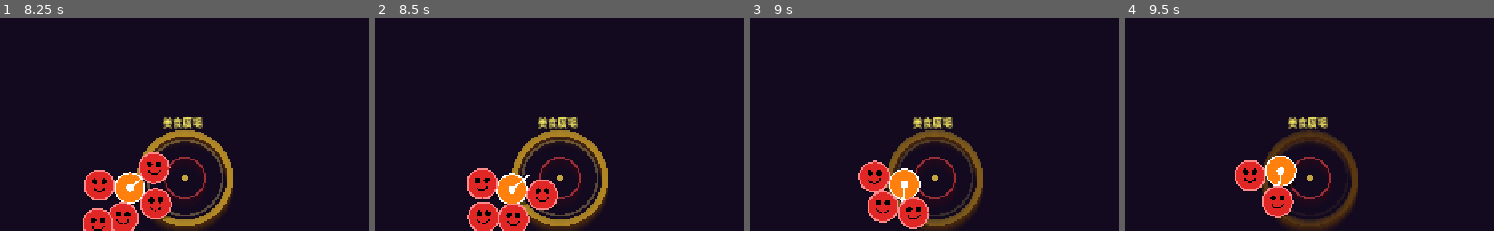
Above: before the commit, frames 1-4 (left to right).
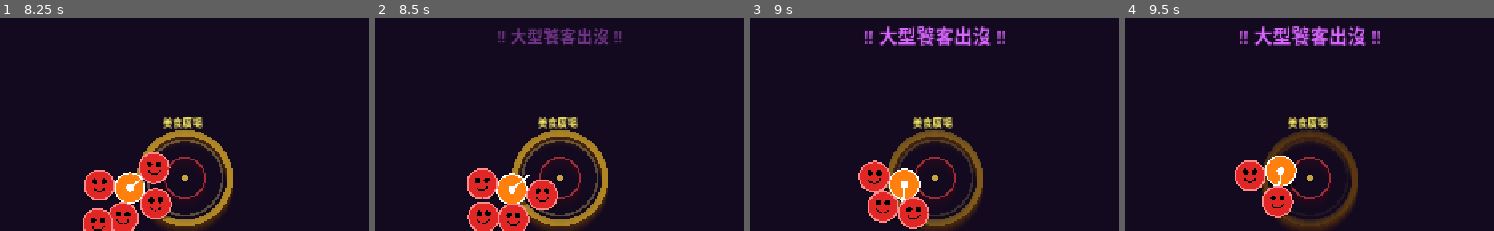
Above: after the commit, the same moments.

Repository: WatsonChen/chaotic-night-market-v2
Game: Godot game, scene res://scenes/main.tscn
Two runs of this game, one before a commit and one after it. Both use one fixed random seed, a clock stepped at 60 frames per second and the inputs below.
Inputs (mouse positions are % of the whole screen's width and height, from its top left):
- Up to frame 1 (8.25 s): tap Enter at 0.5 s; move the mouse to (70, 47) at 0.52 s; press the mouse at (70, 47) at 0.53 s; hold D (p1_right) 0.53-1.28 s; move the mouse to (24, 58) at 1.27 s; release the mouse at (24, 58) at 1.28 s; hold S (p1_down) 1.28-2.03 s; tap K (p2_down) at 1.35, 5.85 s; move the mouse to (57, 30) at 2.02 s; hold D (p1_right) 2.03-2.78 s; hold J (p2_left) 2.03-2.78 s; move the mouse to (40, 74) at 2.77 s; hold W (p1_up) 2.78-3.53 s; tap L (p2_right) at 2.85, 7.35 s; move the mouse to (78, 69) at 3.52 s; hold Space (p2_shoot) 3.53-4.28 s; hold A (p1_left) 3.53-5.03 s; move the mouse to (13, 37) at 4.27 s; tap I (p2_up) at 4.35 s; move the mouse to (51, 53) at 5.02 s; press the mouse at (51, 53) at 5.03 s; hold S (p1_down) 5.03-5.78 s; move the mouse to (30, 26) at 5.77 s; release the mouse at (30, 26) at 5.78 s; hold D (p1_right) 5.78-6.53 s; move the mouse to (70, 47) at 6.52 s; hold W (p1_up) 6.53-7.28 s; hold J (p2_left) 6.53-7.28 s; move the mouse to (24, 58) at 7.27 s; hold D (p1_right) 7.28-8.03 s; move the mouse to (57, 30) at 8.02 s; hold S (p1_down) from 8.03 s (still down); hold Space (p2_shoot) from 8.03 s (still down)
- Up to frame 2 (8.5 s): keep holding S (p1_down); keep holding Space (p2_shoot)
- Up to frame 3 (9 s): move the mouse to (40, 74) at 8.77 s; release S (p1_down) at 8.78 s; release Space (p2_shoot) at 8.78 s; hold A (p1_left) from 8.78 s (still down); tap I (p2_up) at 8.85 s
- Up to frame 4 (9.5 s): keep holding A (p1_left)
The pictures show only the part of the screen within x 21-71%, y 15-65%; the shares and areas given below are measured in that part.

Frame 1 is identical in both runs. In frame 2, 1.3% of the frame differs, in the area x 33-67%, y 4-13%; in frame 3, 2.0%, in the area x 31-70%, y 3-14%; in frame 4, 2.0%.

Commit message:
新增：客訴升級系統 + 大型饕客合作機制
【大型饕客 big_enemy.gd / big_enemy.tscn】
- 體型半徑 40px（普通 24px 的 1.7×）
- 移動速度 65px/s（普通 100px/s）
- 對玩家推力加速度 1100（普通 700）
- 兩段破防機制：
    第一擊 → 橙色閃光 + 踉蹌（速度降至 35%，小幅後退）
    第二擊（2.5 秒內）→ 破防擊飛（速度 ×1.4）+ 大範圍連鎖 92px
- 踉蹌狀態：橙色脈衝外框 + 脈衝外環提示「再一擊！」
- 破防時：誇張壓扁動畫 + 強烈白閃

【客訴升級三階段 main.gd】
- 第一階段（0–3）：純普通波次，無大型饕客
- 第二階段（4–7）：每波 30% 機率生成 1 隻大型饕客
- 第三階段（8–10）：每波 70% 機率生成大型饕客，
    其中 40% 同時出現 2 隻；爆發波亦有 45% 額外夾帶 1 隻
- 階段轉換時顯示提示文字（紫/紅色淡入淡出）

Co-Authored-By: Claude Sonnet 4.6 <noreply@anthropic.com>

Diff:
--- /dev/null
+++ b/scenes/big_enemy.tscn
@@ -0,0 +1,14 @@
+[gd_scene load_steps=3 format=3]
+
+[ext_resource type="Script" path="res://scripts/big_enemy.gd" id="1"]
+
+[sub_resource type="CircleShape2D" id="1"]
+radius = 40.0
+
+[node name="BigEnemy" type="CharacterBody2D"]
+collision_layer = 2
+collision_mask = 1
+script = ExtResource("1")
+
+[node name="CollisionShape2D" type="CollisionShape2D" parent="."]
+shape = SubResource("1")
--- /dev/null
+++ b/scripts/big_enemy.gd
@@ -0,0 +1,281 @@
+extends CharacterBody2D
+
+# ===================================================
+# big_enemy.gd — 大型饕客
+#
+# 合作破防機制：
+#   第一擊 → 「踉蹌」狀態：速度降低、小幅後退、橙色脈衝外環提示
+#   第二擊（HIT_WINDOW 秒內）→ 「破防」：高速擊飛 + 大範圍連鎖
+#   超過時間窗口未能補刀 → 自動恢復正常行走
+#
+# ── 可調整參數（快速調整區）────────────────────────────
+#   BIG_RADIUS          體型半徑（px）           ← 目前 40
+#   SPEED               移動速度（px/s）          ← 目前 65
+#   PLAYER_PUSH_ACCEL   對玩家的推力加速度         ← 目前 1100
+#   HIT_WINDOW          合作擊退時間窗口（秒）     ← 目前 2.5
+#   STAGGER_SPEED_MULT  踉蹌期間速度倍率          ← 目前 0.35
+#   STAGGER_PUSH_RATIO  第一擊後退比例            ← 目前 0.22
+#   BREAK_SPEED_MULT    破防擊飛速度倍率          ← 目前 1.4
+#   BREAK_CHAIN_DIST    破防連鎖偵測距離（px）     ← 目前 92
+#   CHAIN_PLAYER_FORCE  破防連鎖對玩家擊退力      ← 目前 700
+# ===================================================
+
+const MAP_CENTER    = Vector2(640.0, 360.0)
+const REACH_DIST    = 36.0
+
+# ── 體型與移動（快速調整區）──────────────────────
+const BIG_RADIUS         = 40.0    # ← 調這裡改體型
+const SPEED              = 65.0    # ← 調這裡改移動速度
+const PLAYER_PUSH_ACCEL  = 1100.0  # ← 調這裡改對玩家的推力
+const SELF_PUSH_RATIO    = 0.20
+const PUSH_RADIUS        = 96.0    # 推力偵測範圍（px）
+const SEP_RADIUS         = 80.0    # 同伴分離力範圍
+const SEP_FORCE          = 80.0    # 同伴分離力
+
+# ── 合作破防（快速調整區）────────────────────────
+const HIT_WINDOW         = 2.5    # ← 調這裡改合作時間窗口（秒）
+const STAGGER_SPEED_MULT = 0.35   # ← 調這裡改踉蹌期間速度（0=完全停下）
+const STAGGER_PUSH_RATIO = 0.22   # ← 調這裡改第一擊後退比例
+const BREAK_SPEED_MULT   = 1.4    # ← 調這裡改破防擊飛速度倍率
+
+# ── 擊飛與連鎖（快速調整區）─────────────────────
+const FLY_DECEL          = 1.0    # ← 調這裡改擊飛減速率（越小飛越遠）
+const FLY_STOP_THRESH    = 35.0   # ← 調這裡改飛停速度閾值（px/s）
+const BREAK_CHAIN_DIST   = BIG_RADIUS * 2.0 + 12.0   # 92 px
+const CHAIN_SPEED_RATIO  = 0.68   # ← 調這裡改連鎖速度遞減比例
+const CHAIN_PLAYER_FORCE = 700.0  # ← 調這裡改連鎖對玩家的擊退力
+const HIT_ANGLE_SPREAD   = 0.45   # 被擊方向隨機偏移（弧度，±26 度）
+
+# ── 外觀色彩 ─────────────────────────────────────
+const COLOR_BODY    = Color(0.50, 0.02, 0.72)   # 深紫
+const COLOR_OUTLINE = Color(0.82, 0.40, 1.00)   # 亮紫外框
+const COLOR_STAGGER = Color(1.00, 0.55, 0.00)   # 踉蹌時橙色
+
+signal reach_center
+
+var _sep_vel      : Vector2 = Vector2.ZERO
+var _external_vel : Vector2 = Vector2.ZERO
+
+# ── 合作破防狀態 ─────────────────────────────────
+var _stagger       : bool    = false
+var _stagger_timer : float   = 0.0
+var _stagger_vel   : Vector2 = Vector2.ZERO   # 第一擊後退速度
+var _stagger_pulse : float   = 0.0            # 脈衝動畫計時
+
+# ── 擊飛狀態 ──────────────────────────────────────
+var _dying            : bool    = false
+var _hit_vel          : Vector2 = Vector2.ZERO
+var _fading           : bool    = false
+var _chain_hit_bodies : Array   = []
+var _spin_angle       : float   = 0.0
+var _spin_speed       : float   = 0.0
+
+# ── Juice：壓扁 ───────────────────────────────────
+var _display_scale : Vector2 = Vector2.ONE
+
+
+func _ready() -> void:
+	add_to_group("enemies")
+	queue_redraw()
+
+
+func _physics_process(delta: float) -> void:
+	# ── 擊飛中 ────────────────────────────────────
+	if _dying:
+		_hit_vel    = _hit_vel.lerp(Vector2.ZERO, FLY_DECEL * delta)
+		_spin_angle += _spin_speed * delta
+		_spin_speed  = _spin_speed * (1.0 - 3.0 * delta)
+		velocity     = _hit_vel
+		move_and_slide()
+
+		# 飛行撞到中央 → 直接進場
+		if global_position.distance_to(MAP_CENTER) <= REACH_DIST:
+			reach_center.emit()
+			queue_free()
+			return
+
+		if _hit_vel.length() > BREAK_CHAIN_DIST:
+			_check_chain_collision()
+
+		if not _fading and _hit_vel.length() < FLY_STOP_THRESH:
+			_fading = true
+			_start_fade()
+
+		queue_redraw()
+		return
+
+	# ── 踉蹌中 ────────────────────────────────────
+	if _stagger:
+		_stagger_timer -= delta
+		_stagger_pulse += delta * 7.0
+		_stagger_vel    = _stagger_vel.lerp(Vector2.ZERO, 6.0 * delta)
+
+		var to_center = MAP_CENTER - global_position
+		if to_center.length() <= REACH_DIST:
+			reach_center.emit()
+			queue_free()
+			return
+
+		# 踉蹌期間仍朝中央緩行
+		velocity = to_center.normalized() * SPEED * STAGGER_SPEED_MULT + _stagger_vel
+		move_and_slide()
+
+		if _stagger_timer <= 0.0:
+			_stagger = false   # 時間窗口結束，恢復正常
+
+		queue_redraw()
+		return
+
+	# ── 正常移動 ──────────────────────────────────
+	var to_center = MAP_CENTER - global_position
+
+	if to_center.length() <= REACH_DIST:
+		reach_center.emit()
+		queue_free()
+		return
+
+	_sep_vel      = Vector2.ZERO
+	_external_vel = _external_vel.lerp(Vector2.ZERO, 5.0 * delta)
+
+	for other in get_tree().get_nodes_in_group("enemies"):
+		if other == self:
+			continue
+		var diff : Vector2 = global_position - other.global_position
+		var dist : float   = diff.length()
+		if dist < SEP_RADIUS and dist > 0.5:
+			_sep_vel += diff.normalized() * SEP_FORCE * (1.0 - dist / SEP_RADIUS)
+
+	for player in get_tree().get_nodes_in_group("players"):
+		var diff : Vector2 = global_position - player.global_position
+		var dist : float   = diff.length()
+		if dist < PUSH_RADIUS and dist > 0.5:
+			var strength = (1.0 - dist / PUSH_RADIUS)
+			player.apply_push(-diff.normalized(), PLAYER_PUSH_ACCEL * strength * delta)
+			_sep_vel += diff.normalized() * PLAYER_PUSH_ACCEL * SELF_PUSH_RATIO * strength * delta
+
+	velocity = to_center.normalized() * SPEED + _sep_vel + _external_vel
+	move_and_slide()
+
+
+# ── 連鎖碰撞（破防擊飛時）───────────────────────
+
+func _check_chain_collision() -> void:
+	for other in get_tree().get_nodes_in_group("enemies"):
+		if other == self or _chain_hit_bodies.has(other):
+			continue
+		if global_position.distance_to(other.global_position) < BREAK_CHAIN_DIST:
+			_chain_hit_bodies.append(other)
+			other.take_hit(_hit_vel.normalized(), _hit_vel.length() * CHAIN_SPEED_RATIO)
+
+	for player in get_tree().get_nodes_in_group("players"):
+		if _chain_hit_bodies.has(player):
+			continue
+		if global_position.distance_to(player.global_position) < BIG_RADIUS + 24.0 + 8.0:
+			_chain_hit_bodies.append(player)
+			player.apply_knockback(_hit_vel.normalized(), CHAIN_PLAYER_FORCE)
+
+
+# ── 淡出消失 ─────────────────────────────────────
+
+func _start_fade() -> void:
+	var tw = create_tween()
+	tw.tween_property(self, "modulate", Color(0.6, 0.0, 0.8, 0.0), 0.35)
+	tw.tween_callback(queue_free)
+
+
+func _draw() -> void:
+	# 陰影
+	draw_set_transform(Vector2(4.0, BIG_RADIUS * 0.85), 0.0, Vector2(0.88, 0.18))
+	draw_circle(Vector2.ZERO, BIG_RADIUS, Color(0.0, 0.0, 0.0, 0.45))
+	draw_set_transform(Vector2.ZERO, 0.0, Vector2.ONE)
+
+	draw_set_transform(Vector2.ZERO, _spin_angle, _display_scale)
+
+	# 主體
+	draw_circle(Vector2.ZERO, BIG_RADIUS, COLOR_BODY)
+
+	if _stagger:
+		# 踉蹌：橙色脈衝外框 + 脈衝外環（提示「再一擊！」）
+		var pulse = 0.5 + 0.5 * sin(_stagger_pulse)
+		draw_arc(Vector2.ZERO, BIG_RADIUS, 0.0, TAU, 60,
+			COLOR_STAGGER.lerp(Color.WHITE, pulse * 0.35), 5.0)
+		# 脈衝外環：距離隨脈衝擴張，透明度淡入淡出
+		var ring_r = BIG_RADIUS + 6.0 + pulse * 9.0
+		draw_arc(Vector2.ZERO, ring_r, 0.0, TAU, 60,
+			Color(COLOR_STAGGER.r, COLOR_STAGGER.g, COLOR_STAGGER.b, pulse * 0.80), 2.5)
+	else:
+		draw_arc(Vector2.ZERO, BIG_RADIUS, 0.0, TAU, 60, COLOR_OUTLINE, 3.0)
+
+	# 眼睛（尺寸對應體型）
+	draw_circle(Vector2(-11.0, -8.0), 6.5, Color.BLACK)
+	draw_circle(Vector2( 11.0, -8.0), 6.5, Color.BLACK)
+	draw_arc(Vector2.ZERO, 15.0, deg_to_rad(20), deg_to_rad(160), 16, Color.BLACK, 2.5)
+
+	draw_set_transform(Vector2.ZERO, 0.0, Vector2.ONE)
+
+
+# ── 被命中 ───────────────────────────────────────
+
+func take_hit(hit_dir: Vector2 = Vector2.RIGHT, hit_speed: float = 420.0) -> void:
+	if _dying:
+		return
+
+	var spread      = randf_range(-HIT_ANGLE_SPREAD, HIT_ANGLE_SPREAD)
+	var actual_dir  = hit_dir.rotated(spread)
+
+	if _stagger:
+		# 第二擊 → 破防擊飛
+		_stagger       = false
+		_stagger_timer = 0.0
+		_do_break(actual_dir, hit_speed)
+	else:
+		# 第一擊 → 踉蹌
+		_do_stagger(actual_dir, hit_speed)
+
+
+func _do_stagger(hit_dir: Vector2, hit_speed: float) -> void:
+	_stagger       = true
+	_stagger_timer = HIT_WINDOW
+	_stagger_pulse = 0.0
+	# 小幅後退：讓玩家感受到命中有效果
+	_stagger_vel   = hit_dir * hit_speed * STAGGER_PUSH_RATIO
+
+	# 橙色閃光（有別於普通敵人的白閃，讓玩家知道「不一樣」）
+	var tw = create_tween()
+	tw.tween_property(self, "modulate", Color(3.0, 1.5, 0.2, 1.0), 0.03)
+	tw.tween_property(self, "modulate", Color(1.0, 1.0, 1.0, 1.0), 0.12)
+
+	# 輕度壓扁
+	_display_scale = Vector2.ONE
+	var sq = create_tween()
+	sq.tween_property(self, "_display_scale", Vector2(1.55, 0.52), 0.05)
+	sq.tween_property(self, "_display_scale", Vector2(0.75, 1.38), 0.09)
+	sq.tween_property(self, "_display_scale", Vector2(1.0,  1.0),  0.10)
+
+
+func _do_break(hit_dir: Vector2, hit_speed: float) -> void:
+	_dying            = true
+	_fading           = false
+	_chain_hit_bodies.clear()
+
+	_hit_vel = hit_dir * hit_speed * BREAK_SPEED_MULT
+
+	var sign = 1.0 if randf() > 0.5 else -1.0
+	_spin_speed = sign * randf_range(7.0, 13.0)
+
+	# 強烈白閃（破防感）
+	var tw = create_tween()
+	tw.tween_property(self, "modulate", Color(5.0, 5.0, 5.0, 1.0), 0.02)
+	tw.tween_property(self, "modulate", Color(1.2, 0.4, 1.5, 1.0), 0.12)
+
+	# 誇張壓扁（比普通敵人更大）
+	_display_scale = Vector2.ONE
+	var sq = create_tween()
+	sq.tween_property(self, "_display_scale", Vector2(2.30, 0.22), 0.04)
+	sq.tween_property(self, "_display_scale", Vector2(0.50, 1.85), 0.09)
+	sq.tween_property(self, "_display_scale", Vector2(1.25, 0.80), 0.08)
+	sq.tween_property(self, "_display_scale", Vector2(1.0,  1.0),  0.10)
+
+
+func apply_push(dir: Vector2, force: float) -> void:
+	_external_vel = (_external_vel + dir * force).limit_length(200.0)
--- a/scripts/main.gd
+++ b/scripts/main.gd
@@ -3,23 +3,36 @@
 # ===================================================
 # main.gd — 主遊戲邏輯
 #
-# 波次系統：每 5~8 秒噴一批（mini wave），
-#   集中從 1~2 條邊生成，每隻間隔 0.08s 依序出生。
-#   這樣「一波壓來」的壓迫感比逐秒單生更強。
+# ┌─────────────────────────────────────────────────┐
+# │ 客訴升級系統（Escalation System）                │
+# │                                                 │
+# │  第一階段（0–3）：普通波次 + 爆發波             │
+# │  第二階段（4–7）：大型饕客開始偶爾出現          │
+# │  第三階段（8–10）：大型饕客頻繁出現，           │
+# │                    爆發波也夾帶大型饕客          │
+# └─────────────────────────────────────────────────┘
 #
-# ── 可調整波次參數 ──────────────────────────────────
+# ── 波次參數（快速調整區）──────────────────────────
 #   WAVE_INTERVAL_MIN   最短波次間隔（秒）  ← 目前 5.0
 #   WAVE_INTERVAL_MAX   最長波次間隔（秒）  ← 目前 8.0
-#   WAVE_SIZE_MIN       每波最少敵人數      ← 目前 6
-#   WAVE_SIZE_MAX       每波最多敵人數      ← 目前 10
-#   SPAWN_EDGES_COUNT   每波幾條邊生成      ← 目前 2（1=更集中/2=兩側夾擊）
-#   WAVE_SPAWN_STAGGER  每隻出生間隔（秒）  ← 目前 0.07
+#   WAVE_SIZE_MIN       每波最少普通敵人數  ← 目前 6
+#   WAVE_SIZE_MAX       每波最多普通敵人數  ← 目前 10
+#
+# ── 大型饕客生成（快速調整區）─────────────────────
+#   STAGE2_BIG_CHANCE   第二階段每波出現機率  ← 目前 0.30
+#   STAGE3_BIG_CHANCE   第三階段每波出現機率  ← 目前 0.70
+#   STAGE3_DOUBLE_CHANCE 第三階段同時出現兩隻的機率 ← 目前 0.40
 # ===================================================
 
-const PLAYER_SCENE = preload("res://scenes/player.tscn")
-const ENEMY_SCENE  = preload("res://scenes/enemy.tscn")
+const PLAYER_SCENE    = preload("res://scenes/player.tscn")
+const ENEMY_SCENE     = preload("res://scenes/enemy.tscn")
+const BIG_ENEMY_SCENE = preload("res://scenes/big_enemy.tscn")
 
 const MAX_COMPLAINTS = 10
+
+# ── 客訴升級閾值（快速調整區）───────────────────────
+const STAGE2_THRESHOLD = 4    # ← 調這裡改第二階段觸發客訴數
+const STAGE3_THRESHOLD = 8    # ← 調這裡改第三階段觸發客訴數
 
 # ── 波次參數（快速調整區）─────────────────────────
 const WAVE_INTERVAL_MIN  = 5.0    # ← 調這裡改最短波次間隔（秒）
@@ -29,6 +42,17 @@
 const SPAWN_EDGES_COUNT  = 2      # ← 調這裡改每波幾條邊（1 或 2）
 const WAVE_SPAWN_STAGGER = 0.07   # ← 調這裡改每隻出生間隔（秒）
 
+# ── 大型饕客生成（快速調整區）────────────────────
+const STAGE2_BIG_CHANCE    = 0.30  # ← 第二階段每波出現機率
+const STAGE3_BIG_CHANCE    = 0.70  # ← 第三階段每波出現機率
+const STAGE3_DOUBLE_CHANCE = 0.40  # ← 第三階段同時兩隻的機率（在 BIG_CHANCE 內）
+
+# ── 爆發波參數（快速調整區）─────────────────────────
+const SPIKE_INTERVAL_MIN = 15.0   # ← 調這裡改最短爆發觸發間隔（秒）
+const SPIKE_INTERVAL_MAX = 20.0   # ← 調這裡改最長爆發觸發間隔（秒）
+const SPIKE_DURATION     = 4.0    # ← 調這裡改每次爆發持續秒數
+const SPIKE_SPAWN_RATE   = 0.30   # ← 調這裡改爆發期間每隻生成間隔（秒）
+
 # Arena 範圍
 const ARENA = Rect2(160.0, 100.0, 960.0, 520.0)
 
@@ -43,11 +67,20 @@
 # 出生佇列（stagger 用）
 var _spawn_queue  : Array = []    # 待生成的 Vector2 位置
 var _queue_timer  : float = 0.0
+
+# 爆發波狀態
+var _spike_timer      : float = 0.0
+var _next_spike_in    : float = 0.0   # 在 _ready 中初始化
+var _in_spike         : bool  = false
+var _spike_left       : float = 0.0
+var _spike_spawn_cd   : float = 0.0
 
 # 動態建立的 UI 節點
 var complaint_label : Label
 var game_over_panel : Panel
 var final_label     : Label
+var spike_label     : Label
+var stage_label     : Label   # 階段轉換提示
 
 @onready var players_node     = $Players
 @onready var enemies_node     = $Enemies
@@ -60,6 +93,7 @@
 	queue_redraw()
 	_setup_ui()
 	_spawn_players()
+	_next_spike_in = randf_range(SPIKE_INTERVAL_MIN, SPIKE_INTERVAL_MAX)
 
 
 func _process(delta: float) -> void:
@@ -74,6 +108,32 @@
 		wave_count    += 1
 		_build_wave_queue()
 
+	# ── 爆發波計時 ────────────────────────────────
+	if not _in_spike:
+		_spike_timer += delta
+		if _spike_timer >= _next_spike_in:
+			_spike_timer   = 0.0
+			_next_spike_in = randf_range(SPIKE_INTERVAL_MIN, SPIKE_INTERVAL_MAX)
+			_in_spike      = true
+			_spike_left    = SPIKE_DURATION
+			_spike_spawn_cd = 0.0
+			_show_spike_warning()
+	else:
+		_spike_left     -= delta
+		_spike_spawn_cd -= delta
+		if _spike_spawn_cd <= 0.0:
+			_spike_spawn_cd = SPIKE_SPAWN_RATE
+			# 每次爆發同時從兩條邊各生一隻，製造包夾感
+			var edges = [0, 1, 2, 3]
+			edges.shuffle()
+			_spawn_enemy_at(_edge_position(edges[0]))
+			_spawn_enemy_at(_edge_position(edges[1]))
+			# 第三階段爆發波：額外夾帶一隻大型饕客
+			if _get_stage() >= 3 and randf() < 0.45:
+				_spawn_big_enemy_at(_edge_position(edges[2]))
+		if _spike_left <= 0.0:
+			_in_spike = false
+
 	# ── 佇列逐隻生成（stagger）────────────────────
 	if _spawn_queue.size() > 0:
 		_queue_timer -= delta
@@ -107,11 +167,23 @@
 	var chosen_edges = all_edges.slice(0, SPAWN_EDGES_COUNT)
 
 	for i in count:
-		# 每隻隨機分配到其中一條邊
 		var edge = chosen_edges[i % chosen_edges.size()]
 		_spawn_queue.append(_edge_position(edge))
 
 	_queue_timer = 0.0   # 立刻開始生成第一隻
+
+	# ── 大型饕客生成（依客訴階段決定機率）────────────
+	var stage = _get_stage()
+	if stage == 2 and randf() < STAGE2_BIG_CHANCE:
+		_spawn_big_enemy_at(_edge_position(randi() % 4))
+	elif stage == 3:
+		if randf() < STAGE3_BIG_CHANCE:
+			_spawn_big_enemy_at(_edge_position(randi() % 4))
+			# 第三階段有機率同時生成第二隻，從對側邊進入
+			if randf() < STAGE3_DOUBLE_CHANCE:
+				var all_e = [0, 1, 2, 3]
+				all_e.shuffle()
+				_spawn_big_enemy_at(_edge_position(all_e[0]))
 
 
 func _edge_position(edge: int) -> Vector2:
@@ -134,17 +206,41 @@
 	enemy.reach_center.connect(_on_enemy_reach_center)
 
 
+func _spawn_big_enemy_at(pos: Vector2) -> void:
+	var enemy = BIG_ENEMY_SCENE.instantiate()
+	enemy.position = pos
+	enemies_node.add_child(enemy)
+	enemy.reach_center.connect(_on_enemy_reach_center)
+
+
+# ── 客訴升級階段 ──────────────────────────────────
+
+func _get_stage() -> int:
+	if complaint_count >= STAGE3_THRESHOLD:
+		return 3
+	elif complaint_count >= STAGE2_THRESHOLD:
+		return 2
+	return 1
+
+
 # ── 客訴系統 ─────────────────────────────────────
 
 func _on_enemy_reach_center() -> void:
 	if is_game_over:
 		return
+
+	var old_stage = _get_stage()
 	complaint_count += 1
 	complaint_label.text = "客訴 %d / %d" % [complaint_count, MAX_COMPLAINTS]
 
 	var tw = create_tween()
 	tw.tween_property(complaint_label, "scale", Vector2(1.5, 1.5), 0.08)
 	tw.tween_property(complaint_label, "scale", Vector2(1.0, 1.0), 0.18)
+
+	# 階段升級偵測
+	var new_stage = _get_stage()
+	if new_stage > old_stage:
+		_show_stage_transition(new_stage)
 
 	if complaint_count >= MAX_COMPLAINTS:
 		_trigger_game_over()
@@ -173,7 +269,53 @@
 	)
 
 
+# ── 階段升級提示動畫 ─────────────────────────────
+
+func _show_stage_transition(stage: int) -> void:
+	var msgs = {
+		2: "!! 大型饕客出沒 !!",
+		3: "!! 已到極限 !!",
+	}
+	var colors = {
+		2: Color(0.85, 0.40, 1.00),   # 紫色（呼應大型饕客顏色）
+		3: Color(1.00, 0.20, 0.15),   # 紅色（最高壓力）
+	}
+	stage_label.text = msgs.get(stage, "")
+	# 動態改字色，讓 modulate 純做 alpha 淡入淡出
+	stage_label.add_theme_color_override("font_color", colors.get(stage, Color.WHITE))
+	stage_label.modulate = Color(1, 1, 1, 0)
+	stage_label.scale    = Vector2(0.6, 0.6)
+	stage_label.show()
+
+	var tw = create_tween()
+	tw.tween_property(stage_label, "modulate", Color(1, 1, 1, 1), 0.18)
+	tw.parallel().tween_property(stage_label, "scale", Vector2(1.2, 1.2), 0.18)
+	tw.tween_property(stage_label, "scale", Vector2(1.0, 1.0), 0.12)
+	tw.tween_interval(2.0)
+	tw.tween_property(stage_label, "modulate", Color(1, 1, 1, 0), 0.50)
+	tw.tween_callback(stage_label.hide)
+
+
+# ── 爆發波警告動畫 ───────────────────────────────
+
+func _show_spike_warning() -> void:
+	spike_label.text    = "!! 爆發 !!"
+	spike_label.modulate = Color(1.0, 0.3, 0.1, 0.0)
+	spike_label.scale   = Vector2(0.5, 0.5)
+	spike_label.show()
+
+	var tw = create_tween()
+	tw.tween_property(spike_label, "modulate", Color(1.0, 0.3, 0.1, 1.0), 0.15)
+	tw.parallel().tween_property(spike_label, "scale", Vector2(1.3, 1.3), 0.15)
+	tw.tween_property(spike_label, "scale",   Vector2(1.0, 1.0), 0.10)
+	tw.tween_interval(SPIKE_DURATION - 0.5)
+	tw.tween_property(spike_label, "modulate", Color(1.0, 0.3, 0.1, 0.0), 0.40)
+	tw.tween_callback(spike_label.hide)
+
+
 func _on_restart_pressed() -> void:
+	# 確保 hit stop coroutine 不會在 reload 後存取已釋放的 tree
+	Engine.time_scale = 1.0
 	get_tree().reload_current_scene()
 
 
@@ -220,3 +362,27 @@
 	btn.add_theme_font_size_override("font_size", 22)
 	btn.pressed.connect(_on_restart_pressed)
 	vbox.add_child(btn)
+
+	# 爆發波警告 Label（出現在畫面正中央上方）
+	spike_label = Label.new()
+	spike_label.text = "!! 爆發 !!"
+	spike_label.position    = Vector2(480, 60)
+	spike_label.size        = Vector2(320, 60)
+	spike_label.pivot_offset = Vector2(160, 30)
+	spike_label.horizontal_alignment = HORIZONTAL_ALIGNMENT_CENTER
+	spike_label.add_theme_font_size_override("font_size", 36)
+	spike_label.add_theme_color_override("font_color", Color(1.0, 0.3, 0.1))
+	spike_label.hide()
+	ui_layer.add_child(spike_label)
+
+	# 階段升級提示 Label（在爆發波 Label 下方）
+	stage_label = Label.new()
+	stage_label.text = ""
+	stage_label.position     = Vector2(400, 110)
+	stage_label.size         = Vector2(480, 52)
+	stage_label.pivot_offset = Vector2(240, 26)
+	stage_label.horizontal_alignment = HORIZONTAL_ALIGNMENT_CENTER
+	stage_label.add_theme_font_size_override("font_size", 30)
+	stage_label.add_theme_color_override("font_color", Color(0.85, 0.40, 1.00))
+	stage_label.hide()
+	ui_layer.add_child(stage_label)
